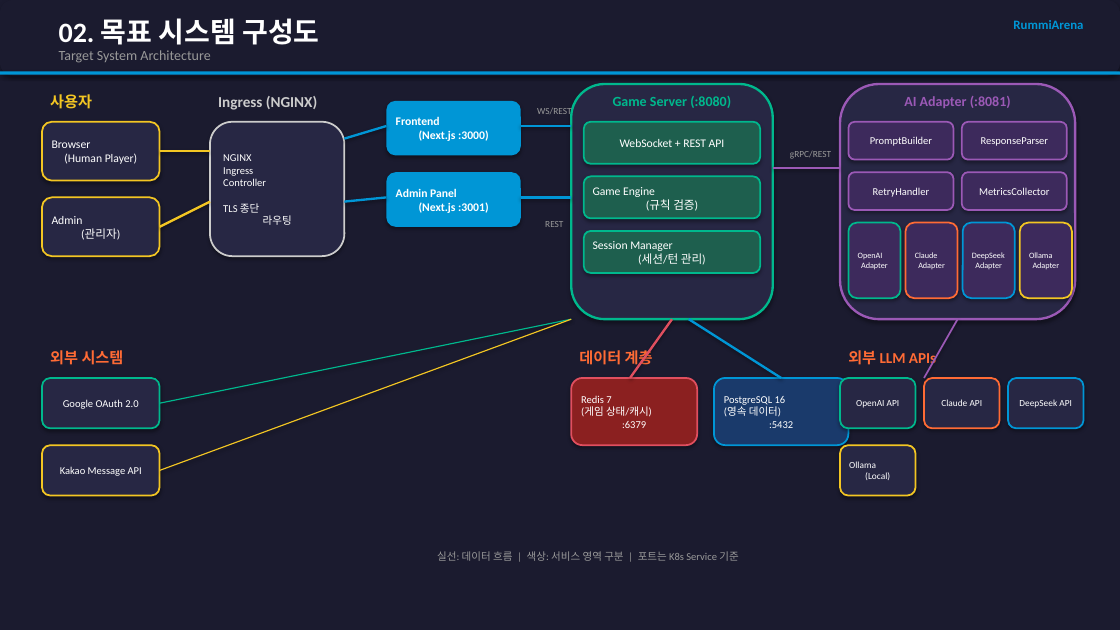
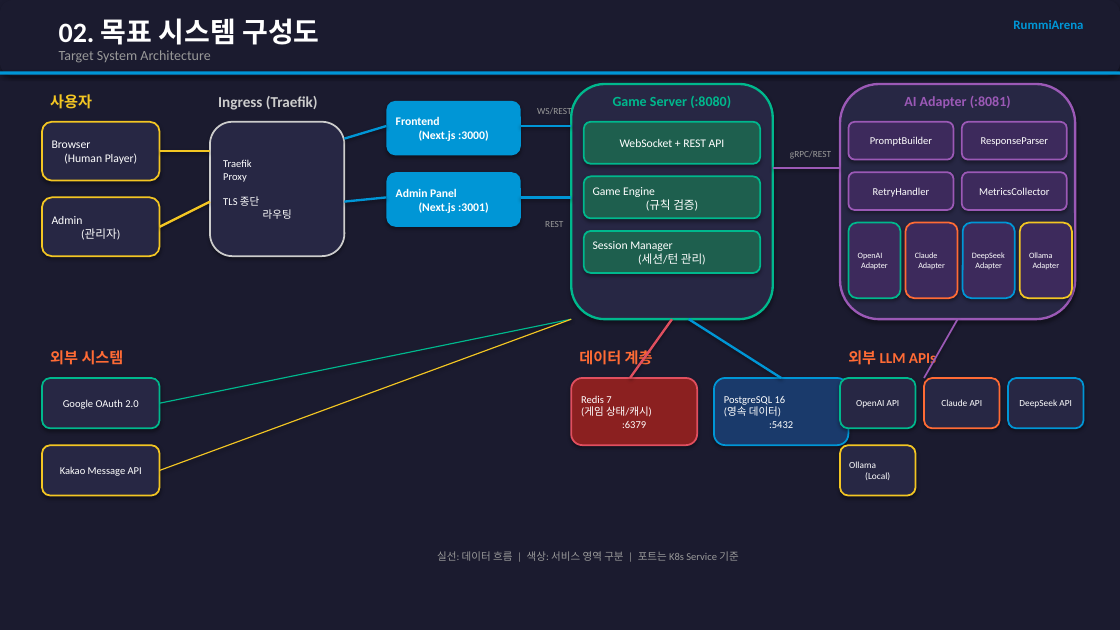
Before and after one commit to k82022603/RummiArena, a slide deck: slide 4 of docs/RummiArena_기획설계검토.pptx. Drawn at 1120x630 pixels with LibreOffice and Linux fonts; fonts in the diff are those of the drawing. Boxes give left, top, right and bottom in pixels: in the first picture for what was removed or moved away, otherwise in the second. Text is boxed around its words. In the diff, an @@ line names an element or a change of style, - is before the commit and + after.

```diff
--- a/docs/RummiArena_기획설계검토.pptx
+++ b/docs/RummiArena_기획설계검토.pptx
@@ text at box(218, 96, 318, 110): text changed @@
-Ingress (NGINX)
+Ingress (Traefik)
@@ text in rounded rectangle at box(223, 159, 292, 219): text changed @@
-NGINX
-Ingress
-Controller
-TLS 종단
-라우팅
+Traefik
+Proxy
+TLS 종단
+라우팅
```
Also in this commit, not shown: 2 other slides changed, 27 other files.
